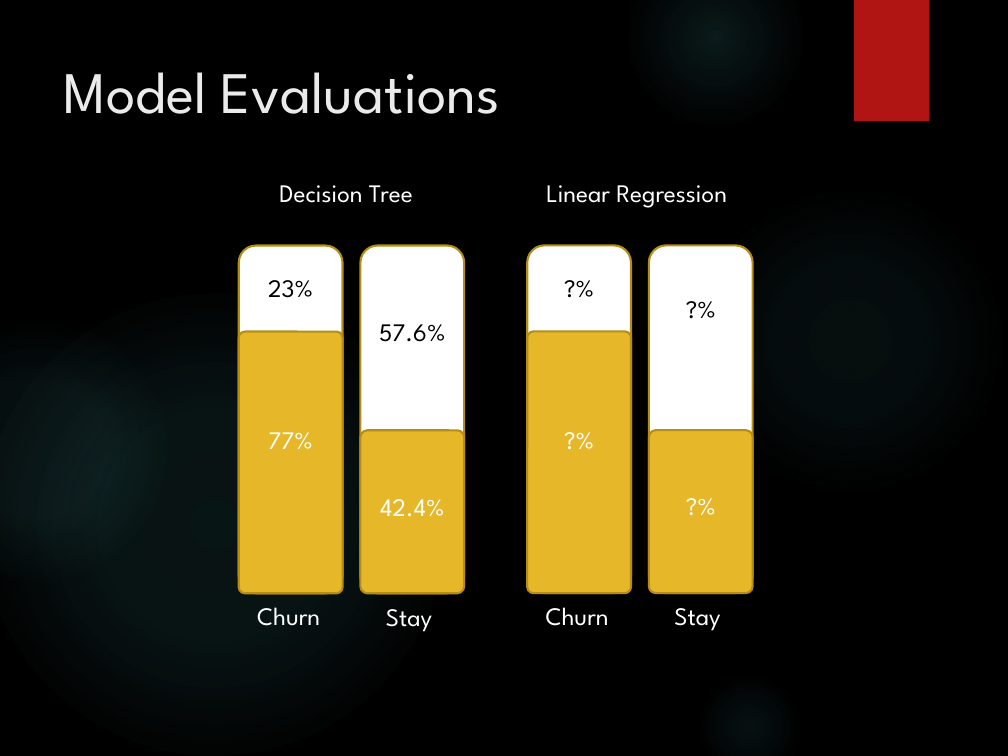
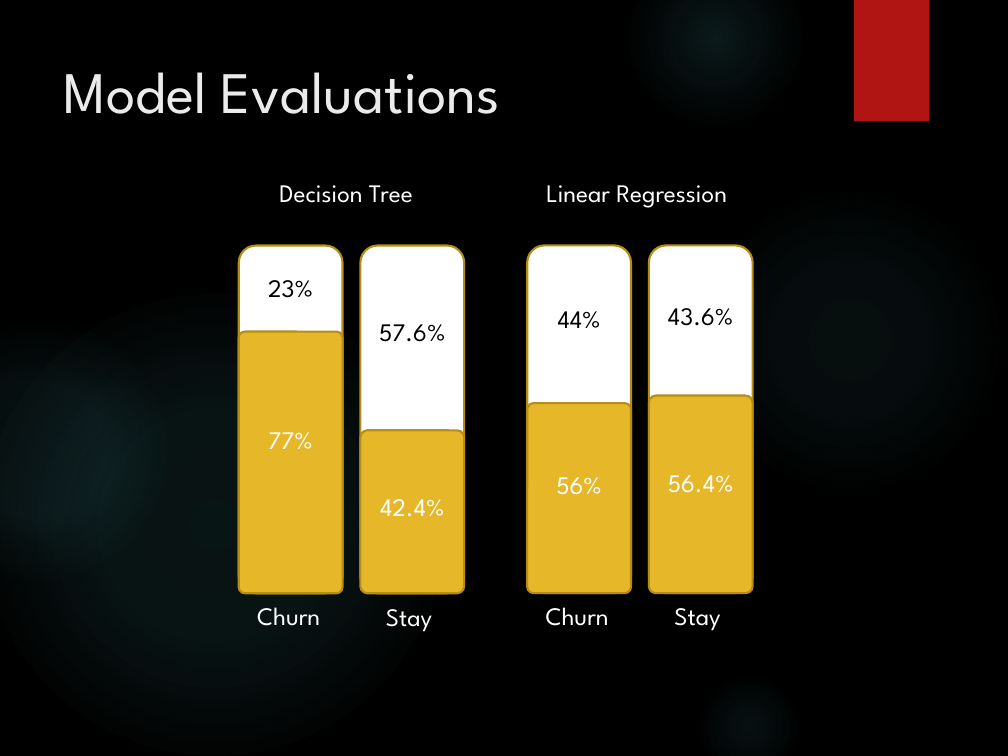
Before and after one commit to Oldyeller89/M_A_HW_Git, a slide deck: slide 4 of Assignment6/cell2cell analysis2.pptx. Drawn at 1008x756 pixels with LibreOffice and Linux fonts; fonts in the diff are those of the drawing; background and template pictures are left out. Boxes give left, top, right and bottom in pixels: in the first picture for what was removed or moved away, otherwise in the second. Text is boxed around its words. In the diff, an @@ line names an element or a change of style, - is before the commit and + after.

Commit message:
added final ppt

```diff
--- a/Assignment6/cell2cell analysis2.pptx
+++ b/Assignment6/cell2cell analysis2.pptx
@@ text at [558,311,601,328]: text changed @@
-?%
+44%
@@ text at [668,308,734,326]: text changed @@
-?%
+43.6%
@@ rounded rectangle: place and size @@
-rounded rectangle at [527,332,631,594]
+rounded rectangle at [527,403,631,593]
@@ rounded rectangle: place and size @@
-rounded rectangle at [649,430,753,594]
+rounded rectangle at [649,395,753,593]
@@ text at [556,477,602,495]: text changed @@
-?%
+56%
@@ text at [668,475,734,493]: text changed @@
-?%
+56.4%
```
Also in this commit, not shown: 1 other file.
